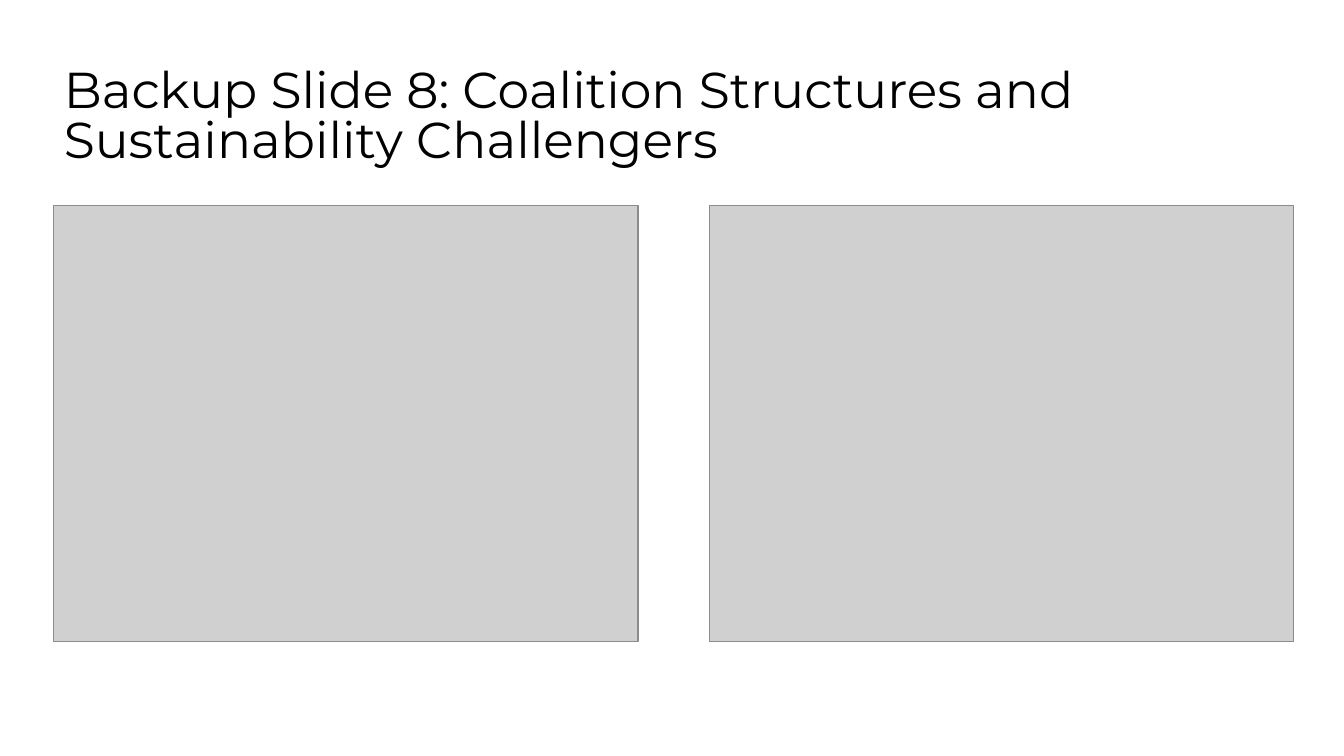
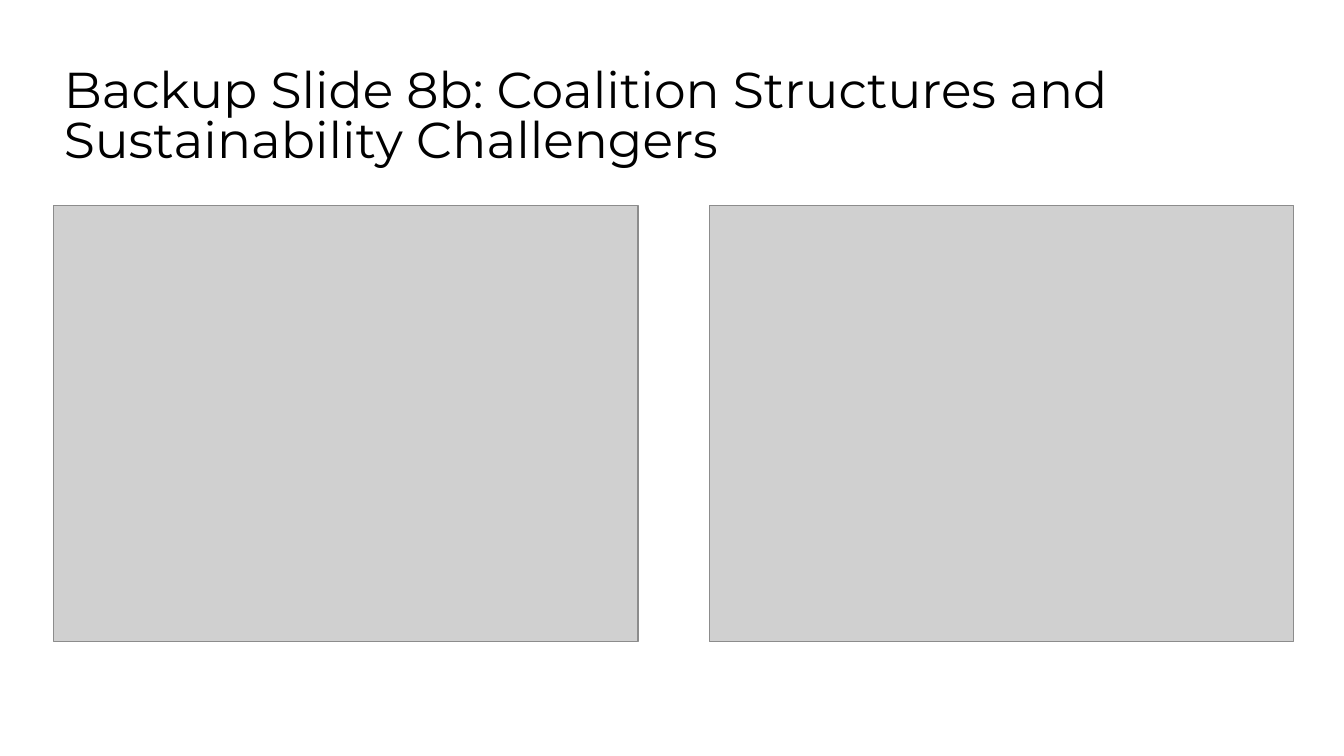
Before and after one commit to netzldatasolutions/netzldatasolutions.at, a slide deck: slide 35 of assets/Slidedeck.pptx (slide 34 before the commit). Drawn at 1344x756 pixels with LibreOffice and Linux fonts; fonts in the diff are those of the drawing; grey boxes stand for pictures; background and template pictures are left out. Boxes give left, top, right and bottom in pixels: in the first picture for what was removed or moved away, otherwise in the second. Text is boxed around its words. In the diff, an @@ line names an element or a change of style, - is before the commit and + after.

Commit message:
updated slidedeck

```diff
--- a/assets/Slidedeck.pptx
+++ b/assets/Slidedeck.pptx
@@ title at (64,70,1107,168): text changed @@
-Backup Slide 8: Coalition Structures and Sustainability Challengers
+Backup Slide 8b: Coalition Structures and Sustainability Challengers
```
Also in this commit, not shown: 3 other slides changed, 1 slide added.
